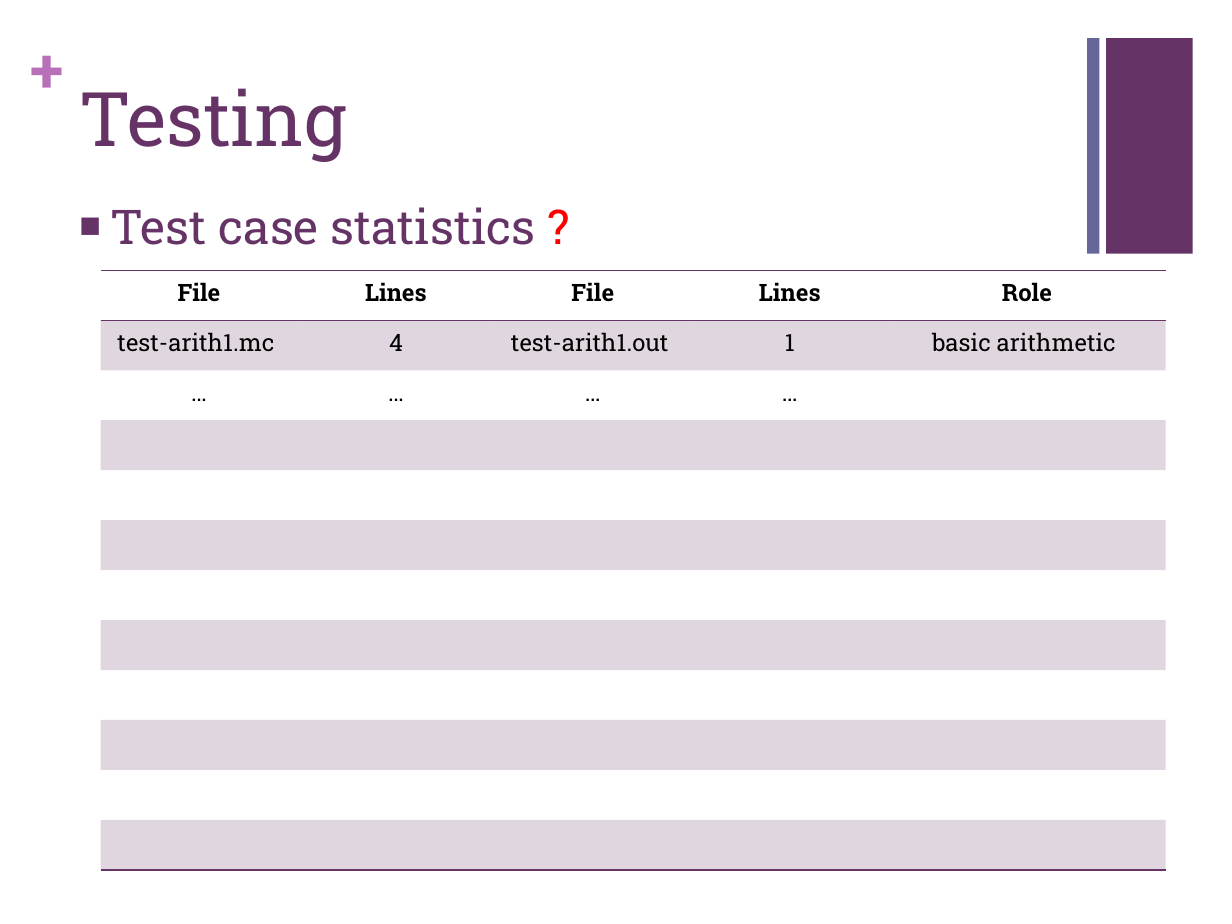
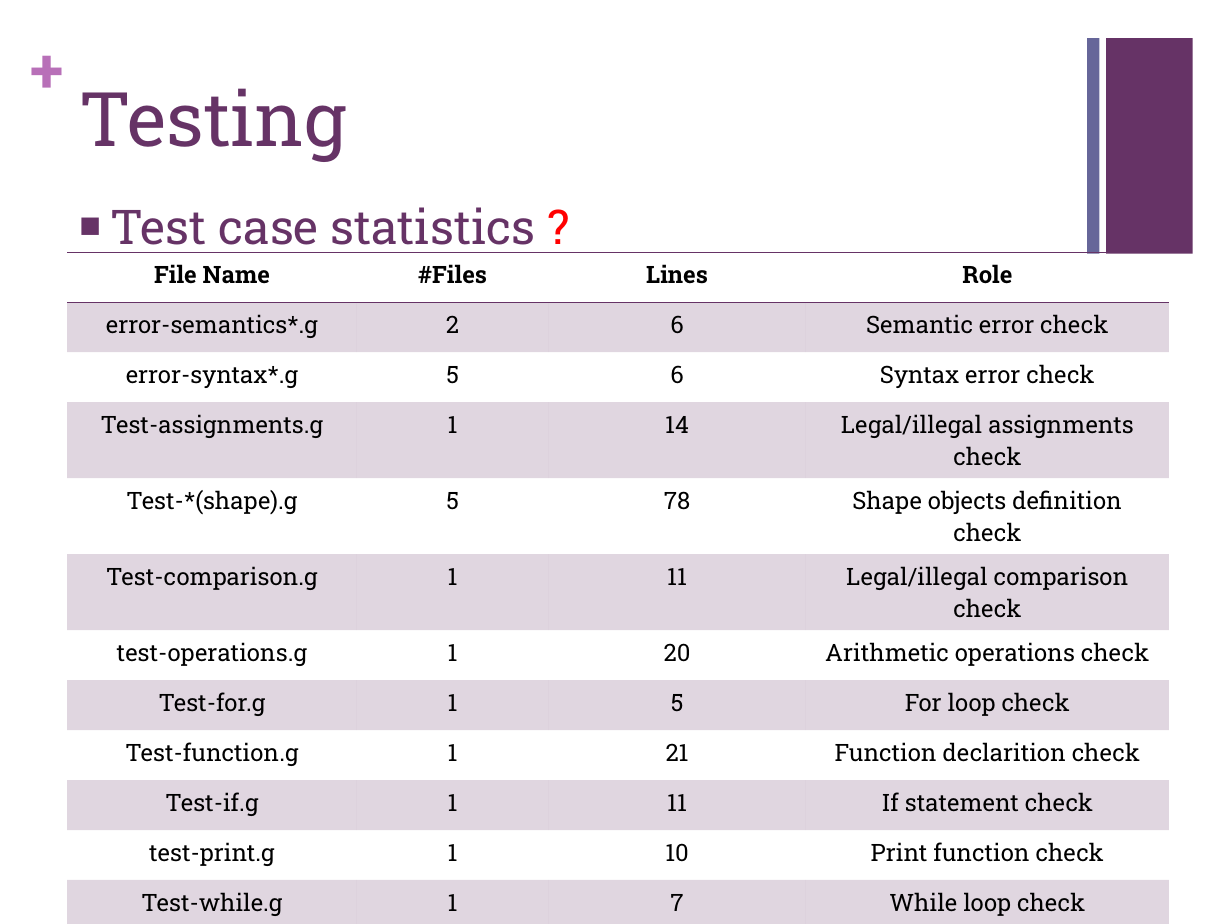
Before and after one commit to chaozc/Geo, a slide deck: slide 12 of Geo presentation.pptx. Drawn at 1232x924 pixels with LibreOffice and Linux fonts; fonts in the diff are those of the drawing. Boxes give left, top, right and bottom in pixels: in the first picture for what was removed or moved away, otherwise in the second. Text is boxed around its words. In the diff, an @@ line names an element or a change of style, - is before the commit and + after.

```diff
--- a/Geo presentation.pptx
+++ b/Geo presentation.pptx
@@ table at box(68, 253, 1169, 920) @@
-column 1: File | test-arith1.mc | … |  |  |  |  |  |  |  |  | 
-column 2: Lines | 4 | … |  |  |  |  |  |  |  |  | 
-column 3: File | test-arith1.out | … |  |  |  |  |  |  |  |  | 
-column 4: Lines | 1 | … |  |  |  |  |  |  |  |  | 
-column 5: Role | basic arithmetic |  |  |  |  |  |  |  |  |  | 
+column 1: File Name | error-semantics*.g | error-syntax*.g | Test-assignments.g | Test-*(shape).g | Test-comparison.g | test-operations.g | Test-for.g | Test-function.g | Test-if.g | test-print.g | Test-while.g
+column 2: #Files | 2 | 5 | 1 | 5 | 1 | 1 | 1 | 1 | 1 | 1 | 1
+column 3: Lines | 6 | 6 | 14 | 78 | 11 | 20 | 5 | 21 | 11 | 10 | 7
+column 4: Role | Semantic error check | Syntax error check | Legal/illegal assignments check | Shape objects definition check | Legal/illegal comparison check | Arithmetic operations check | For loop check | Function declarition check | If statement check | Print function check | While loop check
@@ table: place and size @@
-table at box(101, 270, 1167, 870)
+table at box(68, 253, 1169, 920)
```
Also in this commit, not shown: 2 other slides changed.
